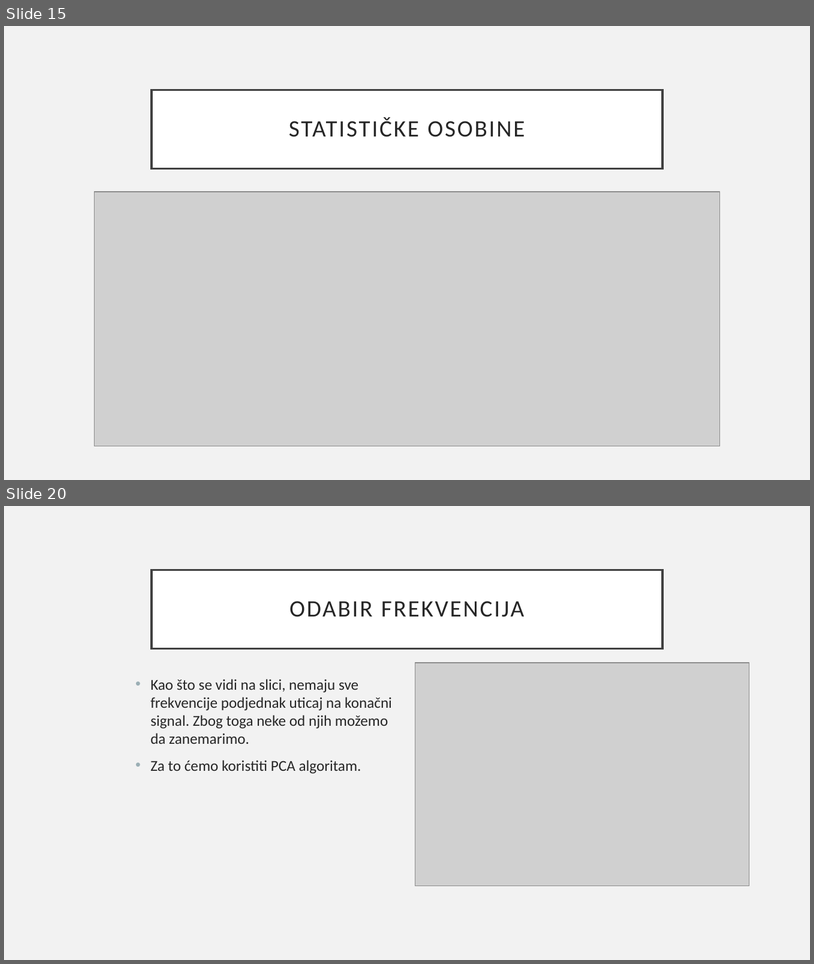
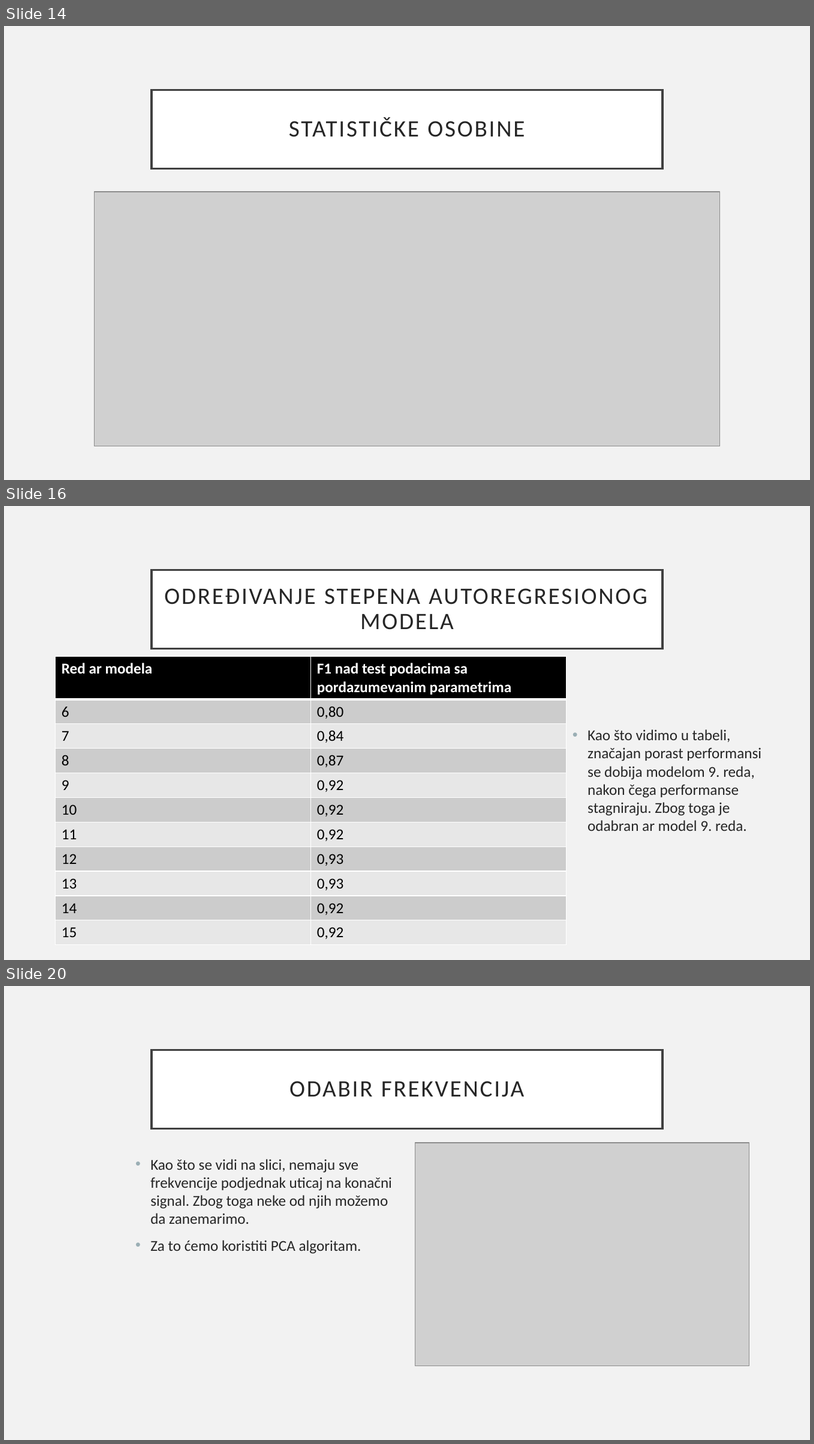
Before and after one commit to mijatkrivokapic/Epileptic-Seizure-Recognition, a slide deck: Detekcija epileptičnih napada pomoću EEG vremenske serije.pptx. Shown one above the other, each under a label of ours: slides 15 and 20 before the commit, slides 14, 16 and 20 after it; the slides between them are not shown. The pictures are 814x964 and 814x1444 pixels, drawn with LibreOffice and Linux fonts; fonts in the diff are those of the drawing; grey boxes stand for pictures. Boxes give left, top, right and bottom in pixels: in the first picture for what was removed or moved away, otherwise in the second. Text is boxed around its words. In the diff, an @@ line names an element or a change of style, - is before the commit and + after.

```diff
--- a/Detekcija epileptičnih napada pomoću EEG vremenske serije.pptx
+++ b/Detekcija epileptičnih napada pomoću EEG vremenske serije.pptx
@@ slide 16 added at [4,506,810,960], background #F2F2F2 @@
@@ title added at [152,570,663,648], fill #FFFFFF, outline #404040 2.5 pt, 28 pt, text #262626 @@
+ODREĐIVANJE STEPENA AUTOREGRESIONOG MODELA
@@ table added at [56,656,567,941], 11 rows, 2 columns @@
+Red ar modela | F1 nad test podacima sa pordazumevanim parametrima
+6 | 0,80
+7 | 0,84
+8 | 0,87
+9 | 0,92
+10 | 0,92
+11 | 0,92
+12 | 0,93
+13 | 0,93
+14 | 0,92
+15 | 0,92
@@ text added at [588,729,762,831], 18 pt, text #262626 @@
+• Kao što vidimo u tabeli, značajan porast performansi se dobija modelom 9. reda, nakon čega performanse stagniraju. Zbog toga je odabran ar model 9. reda.
@@ what was slide 15 is now slide 14 @@
```
Also in this commit, not shown: 7 slides changed, 7 other slides added, 4 slides removed, 1 other file.
